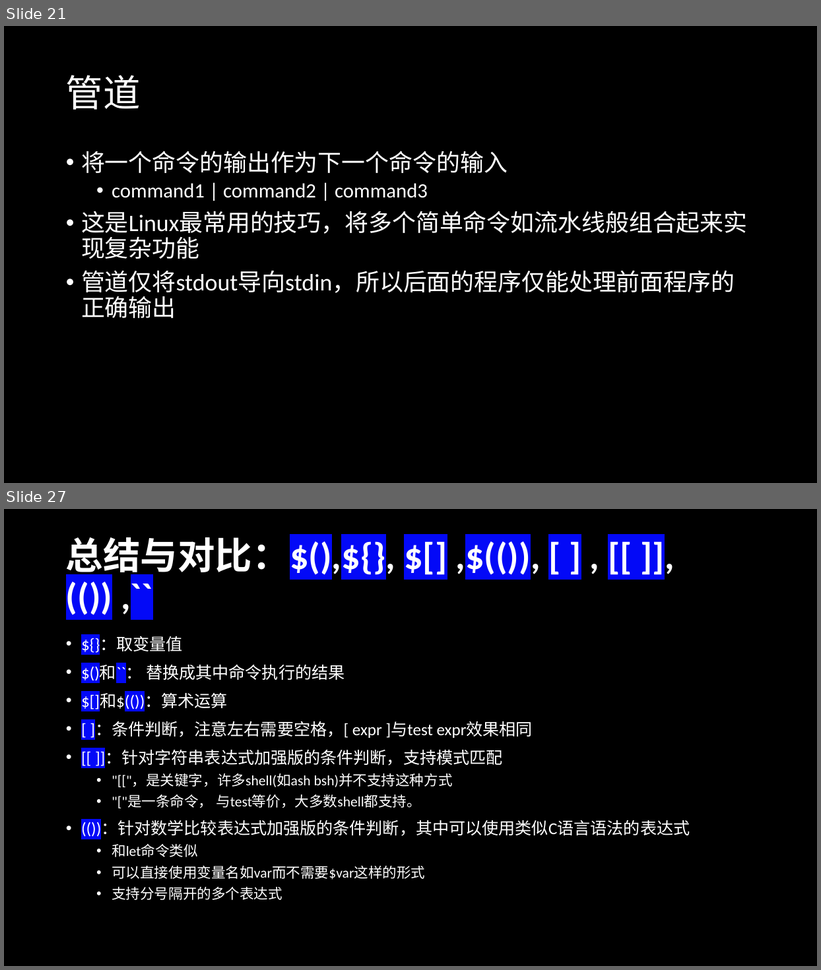
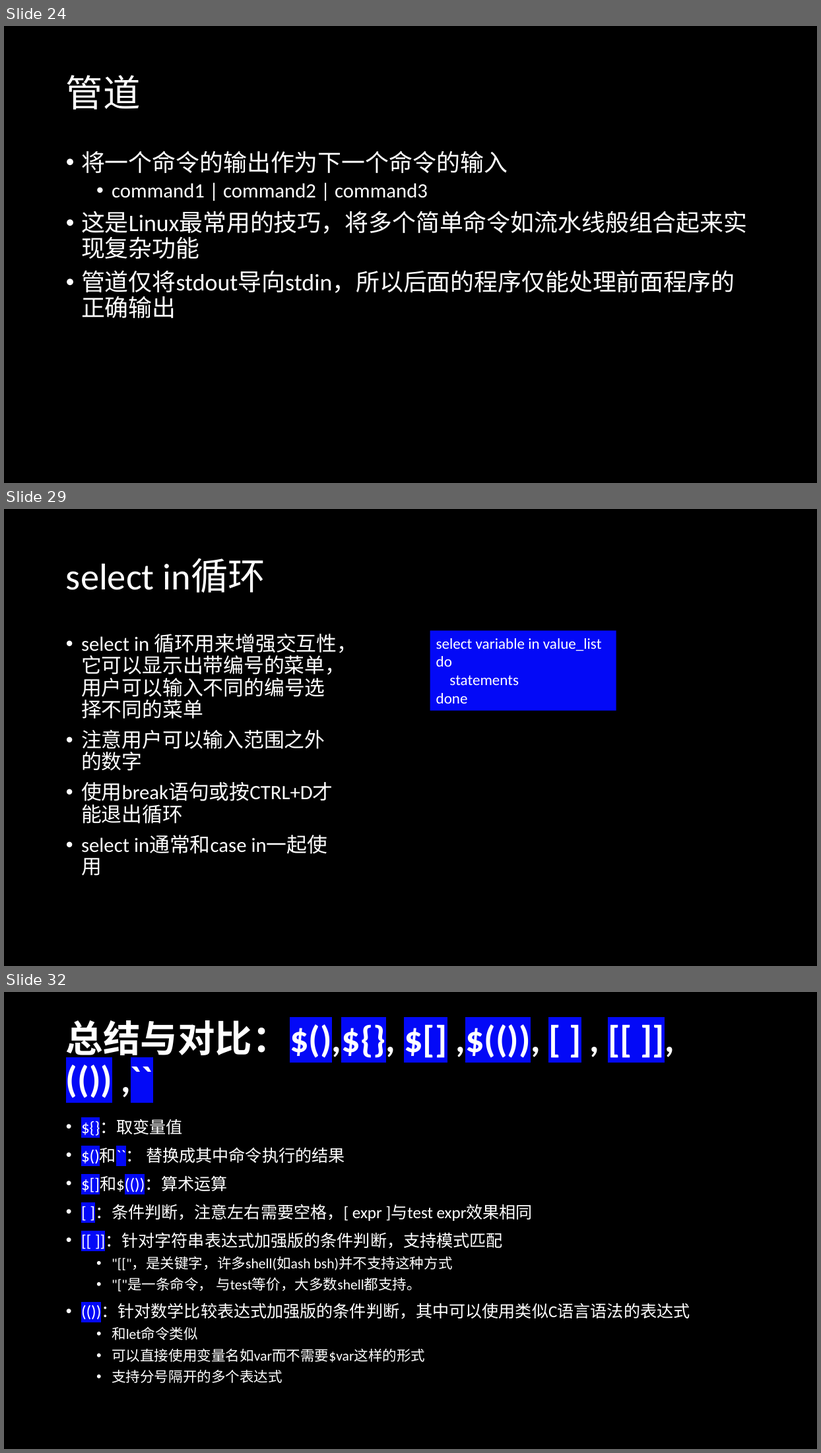
Before and after one commit to SleepySoft/SleepyMemo, a slide deck: Linux命令行和Shell脚本.pptx. Shown one above the other, each under a label of ours: slides 21 and 27 before the commit, slides 24, 29 and 32 after it; the slides between them are not shown. The pictures are 821x970 and 821x1453 pixels, drawn with LibreOffice and Linux fonts; fonts in the diff are those of the drawing. Boxes give left, top, right and bottom in pixels: in the first picture for what was removed or moved away, otherwise in the second. Text is boxed around its words. In the diff, an @@ line names an element or a change of style, - is before the commit and + after.

```diff
--- a/Linux命令行和Shell脚本.pptx
+++ b/Linux命令行和Shell脚本.pptx
@@ slide 29 added at (x1=4, y1=509, x2=817, y2=966), background #000000 @@
@@ title added at (x1=66, y1=558, x2=265, y2=593), 44 pt, text #FFFFFF @@
+select in循环
@@ text added at (x1=81, y1=634, x2=357, y2=854), 24 pt, text #FFFFFF @@
+• select in 循环用来增强交互性，它可以显示出带编号的菜单，用户可以输入不同的编号选择不同的菜单
+• 注意用户可以输入范围之外的数字
+• 使用break语句或按CTRL+D才能退出循环
+• select in通常和case in一起使用
@@ rectangle added at (x1=430, y1=631, x2=616, y2=711), fill #0309F7, 18 pt, text #FFFFFF @@
+select variable in value_list
+do
+statements
+done
@@ what was slide 21 is now slide 24 @@
@@ what was slide 27 is now slide 32 @@
```
Also in this commit, not shown: 2 slides changed, 7 other slides added, 3 slides removed.
